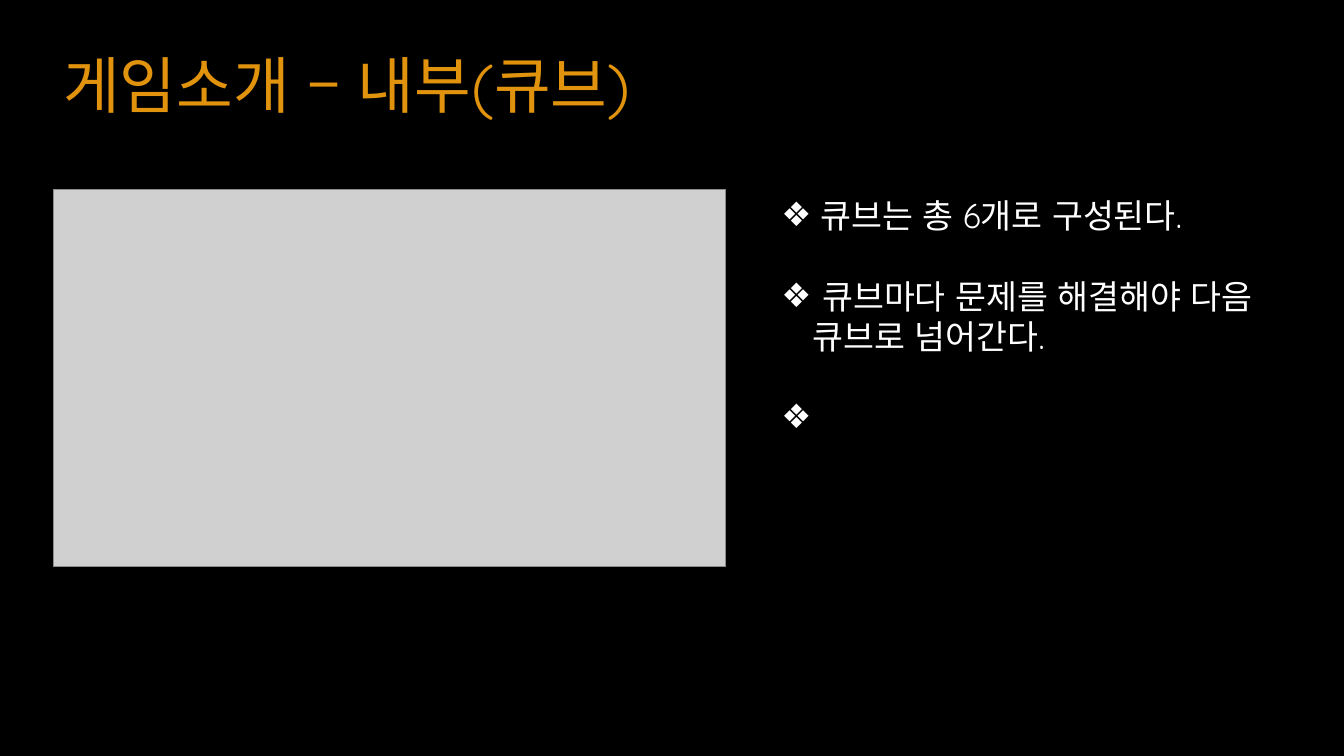
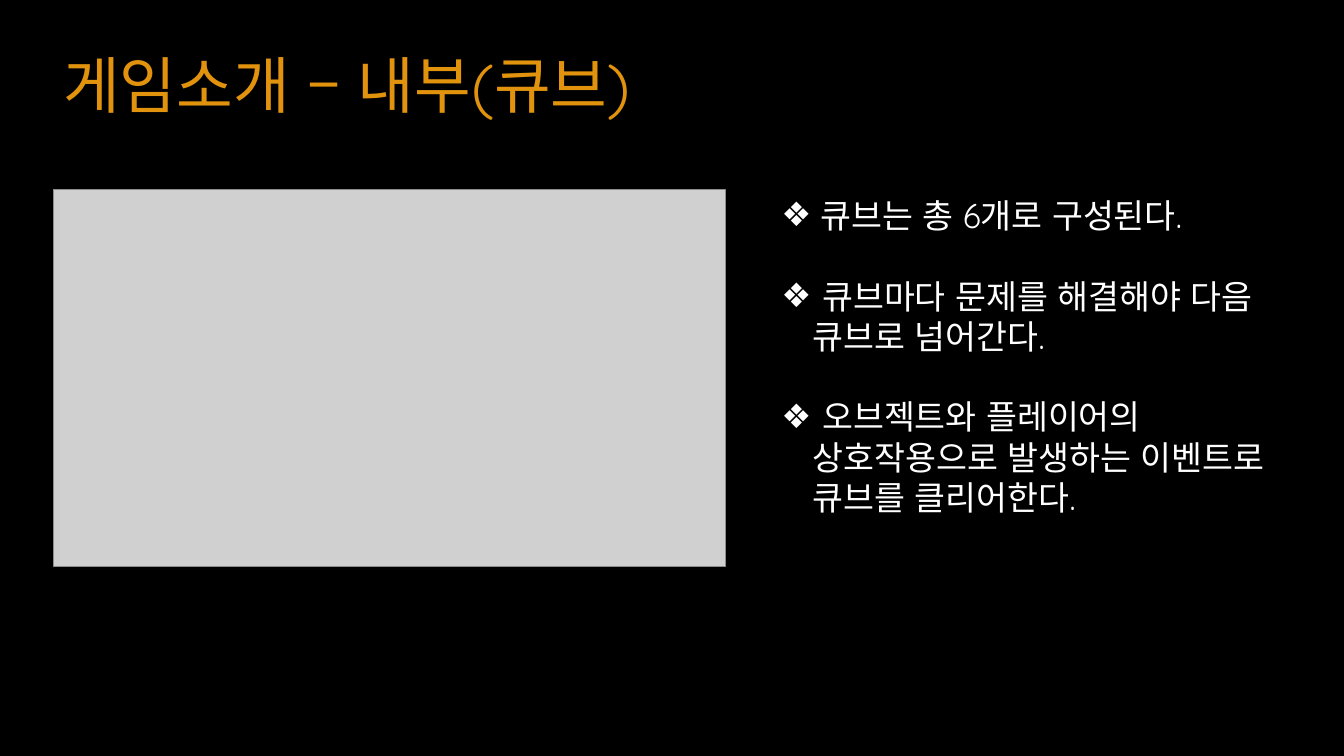
Before and after one commit to YKTeam/Room503, a slide deck: slide 10 of Document/Escape Cube(가제) ppt.pptx. Drawn at 1344x756 pixels with LibreOffice and Linux fonts; fonts in the diff are those of the drawing; grey boxes stand for pictures. Boxes give left, top, right and bottom in pixels: in the first picture for what was removed or moved away, otherwise in the second. Text is boxed around its words. In the diff, an @@ line names an element or a change of style, - is before the commit and + after.

```diff
--- a/Document/Escape Cube(가제) ppt.pptx
+++ b/Document/Escape Cube(가제) ppt.pptx
@@ text at <box>813,401,1265,513</box>: paragraph added @@
+❖ 오브젝트와 플레이어의 상호작용으로 발생하는 이벤트로 큐브를 클리어한다.
```
Also in this commit, not shown: 2 other slides changed, 3 slides added, 1 slide removed, 4 other files.
